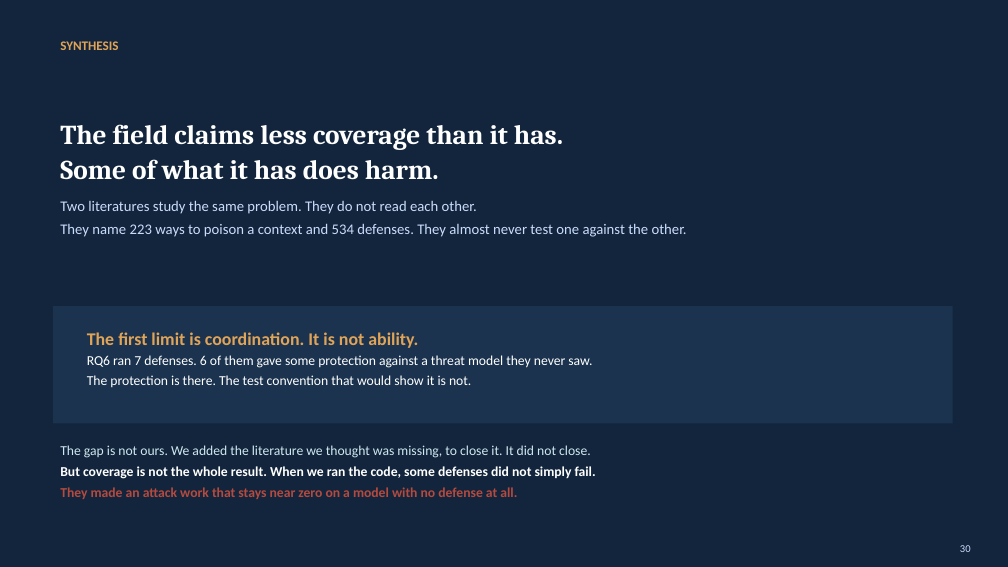
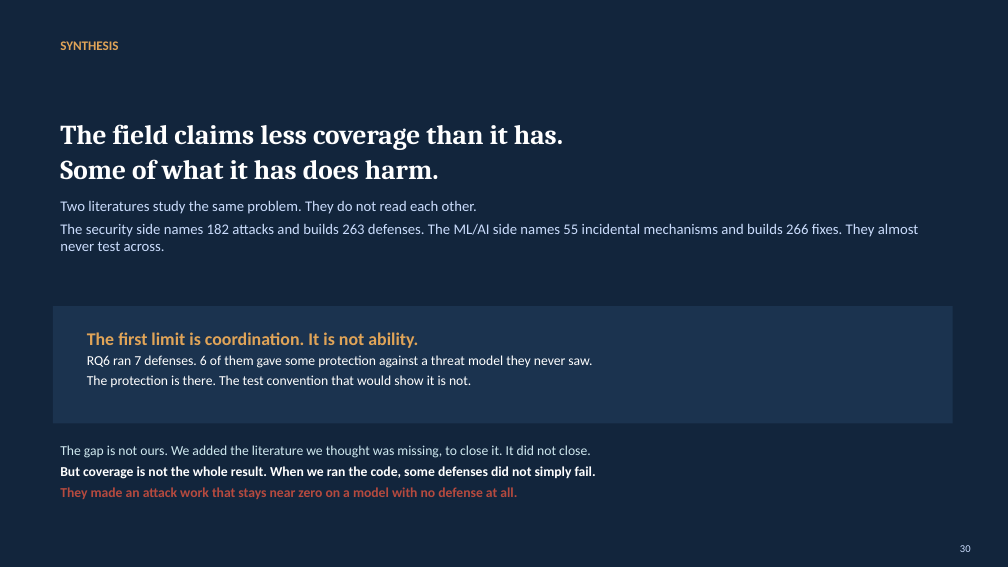
Before and after one commit to Nyamtulla/context_poison, a slide deck: slide 30 of context_sok_results_presentation.pptx. Drawn at 1008x567 pixels with LibreOffice and Linux fonts; fonts in the diff are those of the drawing. Boxes give left, top, right and bottom in pixels: in the first picture for what was removed or moved away, otherwise in the second. Text is boxed around its words. In the diff, an @@ line names an element or a change of style, - is before the commit and + after.

```diff
--- a/context_sok_results_presentation.pptx
+++ b/context_sok_results_presentation.pptx
@@ text at (60,223,918,251): text changed @@
-They name 223 ways to poison a context and 534 defenses. They almost never test one against the other.
+The security side names 182 attacks and builds 263 defenses. The ML/AI side names 55 incidental mechanisms and builds 266 fixes. They almost never test across.
```
Also in this commit, not shown: 6 other slides changed, 8 other files.
